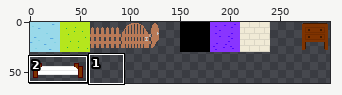
Edited in one commit: sprite sheet (app/static/tilesheet.png). Above, an overview of the earlier version with the close-up marked.
Close-up. Earlier state:
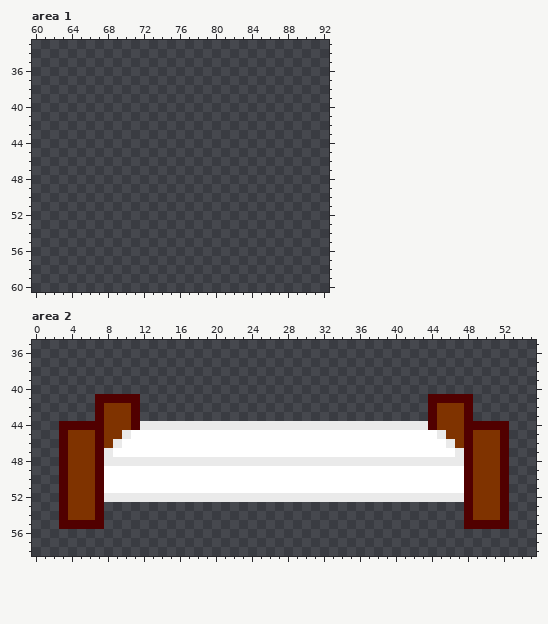
The file is 300x300 pixels. Pixels under 10% opacity are left out. Colours within 5 levels of each other are drawn and written as one. Shown: area 1: x 60..92, y 33..60; area 2: x 0..55, y 35..58. The wide view leaves out empty margins.
Now the later version:
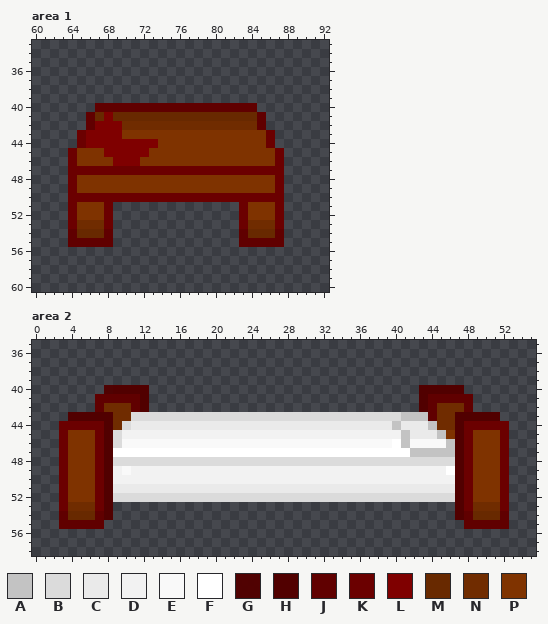
Palette (. is transparent): A #c3c3c3  B #dbdbdb  C #eaeaea  D #f2f2f2  E #f9f9f9  F #ffffff  G #510000f8  H #510000  J #600000  K #6b0000  L #7f0000  M #682900  N #702c00  P #7f3300
The commit says: Add bedside table and tweak bed.
The edit:
Changed rows in their new state; - is an unchanged pixel.
Area 1:
first column x 64:
40 ---JJJJJJJJJJJJJJJJJJ---
41 --JMLMMMMMMMMMMMMMMMMJ--
42 --JLLLNNNNNNNNNNNNNNNJ--
43 -KLLLLPPPPPPPPPPPPPPPPK-
44 -KLLLLLLLLPPPPPPPPPPPPK-
45 KPPPLLLLLPPPPPPPPPPPPPPK
46 KPPPPLLLPPPPPPPPPPPPPPPK
47 KKKKKKKKKKKKKKKKKKKKKKKK
48 KPPPPPPPPPPPPPPPPPPPPPPK
49 KPPPPPPPPPPPPPPPPPPPPPPK
50 KKKKKKKKKKKKKKKKKKKKKKKK
51 KPPPK--------------KPPPK
52 KPPPK--------------KPPPK
53 KNNNK--------------KNNNK
54 JMMMJ--------------JMMMJ
55 JJJJJ--------------JJJJJ
Area 2:
first column x 3:
40 -----GHHHH------------------------------HHHHH-----
41 ----JJJJJH------------------------------HJJJJJ----
42 ----JNNNJH------------------------------HJNNNJ----
43 -HHH-HNNBBBBBBBBBBBBBBBBBBBBBBBBBBBBBBAAAJNNH-HHH-
44 KKKKKHNBC----------------------------A---ANNHKKKKK
45 K---KHBDDDDDDDDDDDDDDDDDDDDDDDDDDDDDDDACCCA-HK---K
46 K---KHBEEEEEEEEEEEEEEEEEEEEEEEEEEEEEE-AEEEEAHK---K
47 K---KH---------------------------------AAAAAHK---K
48 K---KHBBBBBBBBBBBBBBBBBBBBBBBBBBBBBBBBBBBBBBHK---K
49 K---KHDEDDDDDDDDDDDDDDDDDDDDDDDDDDDDDDDDDDD-HK---K
50 K---KHDDDDDDDDDDDDDDDDDDDDDDDDDDDDDDDDDDDDDDHK---K
51 K---KHCCCCCCCCCCCCCCCCCCCCCCCCCCCCCCCCCCCCCCHK---K
52 K---KHBBBBBBBBBBBBBBBBBBBBBBBBBBBBBBBBBBBBBBHK---K
53 KNNNKH--------------------------------------HKNNNK
54 JMMMJH--------------------------------------HJMMMJ
55 JJJJJ----------------------------------------JJJJJ
Boxes around the changes in both close-ups, in picture pixels (x1, y1, x2, y2):
added: (68, 103, 284, 247)
changed: (59, 385, 509, 529)
